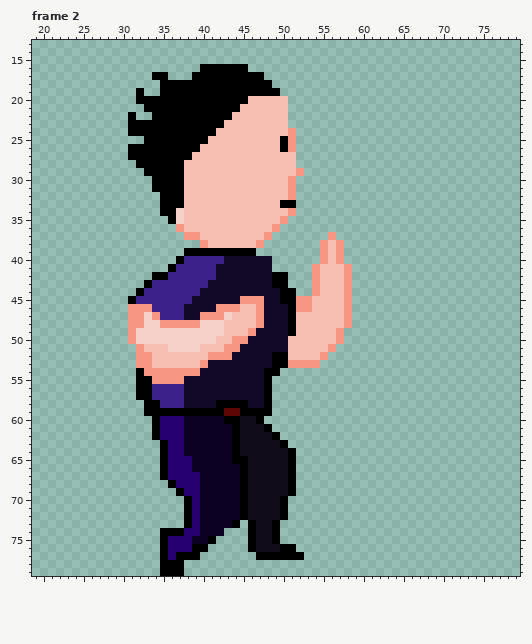
Pixel-art file, stored at src/raw/SlickCrouchedKick.aseprite. The picture above was drawn from the file before the commit.
80x80 pixels, 4 frames. Shown: frame 2: x 19..79, y 13..79. The commit also changed other frames, which this record leaves out.
And afterwards:
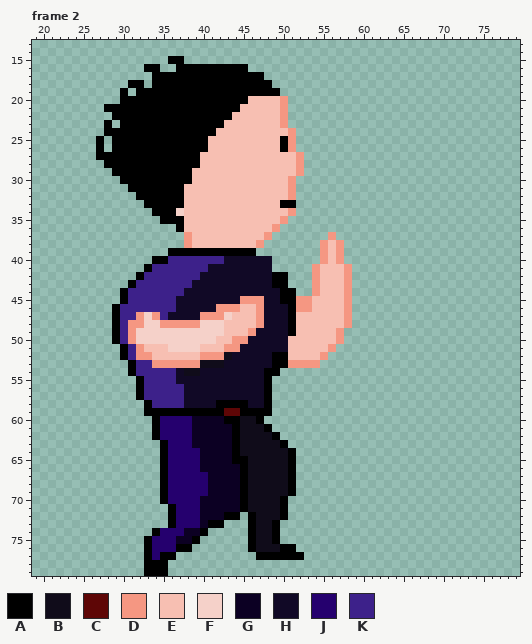
Palette (. is transparent): A #000000  B #100c1a  C #5e0606  D #f59782  E #f7bfb2  F #f5d1c9  G #0c0023  H #110926  J #25006e  K #3d218a
Commit message: More depth added to crouched kick animation
Difference:
--- frame 2, layers "Legs", "Head", "Upperbody"
@@ x 25..54 @@
 14 ..............................
-15 ..............................
-16 ...............AAAAAA.........
-17 .........AA...AAAAAAAAA.......
-18 ..........AAAAAAAAAAAAAA......
-19 .......A..AAAAAAAAAAAAAAA.....
-20 .......AAAAAAAAAAAAAAEEEEE....
-21 ........AAAAAAAAAAAAEEEEEE....
-22 ......A..AAAAAAAAAAEEEEEEE....
-23 ......AAAAAAAAAAAAEEEEEEEE....
-24 ......AAAAAAAAAAAEEEEEEEEED...
-25 ........AAAAAAAAEEEEEEEEEAD...
-26 ......AAAAAAAAAEEEEEEEEEEAD...
-27 ......AAAAAAAAEEEEEEEEEEEEE...
-28 .......AAAAAAEEEEEEEEEEEEEE...
-29 ........AAAAAEEEEEEEEEEEEEED..
-30 .........AAAAEEEEEEEEEEEEED...
-31 .........AAAAEEEEEEEEEEEEED...
-32 ..........AAAEEEEEEEEEEEEED...
-33 ..........AAAEEEEEEEEEEEEAA...
-34 ..........AAFEEEEEEEEEEEEED...
-35 ...........AFEEEEEEEEEEEED....
-36 ............DEEEEEEEEEEED.....
-37 .............DDEEEEEEEED......
-38 ...............DEEEEEED.......
-39 .............AAAAAAAAA........
-40 ............AKKKKKHHHHHH......
-41 ...........AKKKKKHHHHHHH.....D
-42 .........AAKKKKKKHHHHHHHAA...D
-43 ........AKKKKKKKHHHHHHHHAA...D
-44 .......AKKKKKKKHHHHHHHHHHAA..D
-45 ......AKKKKKKKHHHHHHDDDHHAADDE
-46 ......DDDKKKKHHHHDDDEEDHHHADDE
-47 ......DDFDKKKHHDDDFEEEDHHHAEEE
-48 ......DDFFDDDDDFFFEEEEDHHHAEEE
-49 ......DFFFFFFFFFFFEEEDHHHHAEEE
-50 ......DFFFFFFFFFFEEDDHHHHHEEEE
-51 .......DEEEFFFFEEEDDHHHHHHEEEE
-52 .......DDEEEEEEEDDDHHHHHAAEEEE
-53 .......DDEEEEEEDHHHHHHHHAADDDD
-54 .......ADDDDDDDHHHHHHHHAA.....
-55 .......AADDDDHHHHHHHHHHA......
-56 .......AAKKKKHHHHHHHHHHA......
-57 .......AAKKKKHHHHHHHHHHA......
-58 ........AAKKKHHHHAAAAHHA......
+15 ...........AA.................
+16 ........AA..AAAAAAAAA.........
+17 .........AAAAAAAAAAAAAA.......
+18 ......AA.AAAAAAAAAAAAAAA......
+19 .....A.AAAAAAAAAAAAAAAAAA.....
+20 .....AAAAAAAAAAAAAAAAEEEED....
+21 ...AAAAAAAAAAAAAAAAAEEEEED....
+22 ....AAAAAAAAAAAAAAAEEEEEED....
+23 ...A.AAAAAAAAAAAAAEEEEEEED....
+24 ...AAAAAAAAAAAAAAEEEEEEEEED...
+25 ..A.AAAAAAAAAAAAEEEEEEEEEAD...
+26 ..A.AAAAAAAAAAAAEEEEEEEEEAD...
+27 ..AAAAAAAAAAAAAEEEEEEEEEEEED..
+28 ...AAAAAAAAAAAAEEEEEEEEEEEED..
+29 ....AAAAAAAAAAEEEEEEEEEEEEED..
+30 .....AAAAAAAAAEEEEEEEEEEEED...
+31 ......AAAAAAAEEEEEEEEEEEEED...
+32 .......AAAAAAEEEEEEEEEEEEED...
+33 ........AAAAAEEEEEEEEEEEEAA...
+34 .........AAAFEEEEEEEEEEEEED...
+35 ..........AAAEEEEEEEEEEEED....
+36 ............AEEEEEEEEEEED.....
+37 .............DEEEEEEEEED......
+38 .............DEEEEEEEED.......
+39 ...........AAAAAAAAAAA........
+40 .........AAKKKKKKKHHHHHH......
+41 ........AKKKKKKKHHHHHHHH.....D
+42 .......AKKKKKKKHHHHHHHHHAA...D
+43 ......AKKKKKKKHHHHHHHHHHAA...D
+44 .....AKKKKKKKHHHHHHHHHHHHAA..D
+45 .....AKKKKKKHHHHHHHHDDDHHAADDE
+46 ....AKKKKKKKHHHHHDDDEEDHHHADDE
+47 ....AKKDFDKHHHHDDDFEEEDHHHAEEE
+48 ....AKDDFFDDDDDFFFEEEEDHHHAEEE
+49 ....AKDFFFFFFFFFFFEEEDHHHHAEEE
+50 ....AKDFFFFFFFFFFEEDDHHHHHEEEE
+51 .....AKDEEEFFFFEEEDDHHHHHHEEEE
+52 .....AKDDEEEEEEDDDBHHHHHAAEEEE
+53 ......AKKDDDDDDBBBHHHHHHAADDDD
+54 ......AKKKKKHBBHHHHHHHHAA.....
+55 .......AKKKKHHHHHHHHHHHA......
+56 .......AKKKKKHHHHHHHHHHA......
+57 .......AKKKKKHHHHHHHHHHA......
+58 ........AKKKKHHHHAAAAHHA......
 59 ........AAAAAAAAAACCAAAA......
-60 .........AJJJGGGGGAABBA.......
-61 .........AJJJGGGGGGABBBA......
-62 .........AJJJGGGGGGABBBBA.....
-63 ..........AJJGGGGGGABBBBBA....
-64 ..........AJJGGGGGGABBBBBBA...
-65 ..........AJJJGGGGGAABBBBBA...
-66 ..........AJJJGGGGGGABBBBBA...
-67 ..........AJJJJGGGGGABBBBBA...
-68 ...........AJJJGGGGGABBBBBA...
-69 ............AJJGGGGGABBBBBA...
-70 .............AJGGGGGABBBBA....
-71 .............AJGGGGGABBBBA....
-72 .............AJGGGGGABBBBA....
-73 .............AJGGGGA.ABBA.....
-74 ..........AAAJJGGG...ABBA.....
-75 ..........AJJJGGA....ABBA.....
-76 ..........AJJJAA.....ABBBAA...
-77 ..........AJAAA.......AAAAAA..
-78 ..........AAA.................
-79 ..........AAA.................
+60 .........AJJJJGGGGAABBA.......
+61 .........AJJJJGGGGGABBBA......
+62 .........AJJJJGGGGGABBBBA.....
+63 ..........AJJJGGGGGABBBBBA....
+64 ..........AJJJJGGGGABBBBBBA...
+65 ..........AJJJJGGGGAABBBBBA...
+66 ..........AJJJJGGGGGABBBBBA...
+67 ..........AJJJJJGGGGABBBBBA...
+68 ..........AJJJJJGGGGABBBBBA...
+69 ..........AJJJJJGGGGABBBBBA...
+70 ..........AJJJJGGGGGABBBBA....
+71 ...........AJJJGGGGGABBBBA....
+72 ...........AJJJGGGAA.ABBBA....
+73 ...........AJJJGAA...ABBA.....
+74 .........AJJJGGA.....ABBA.....
+75 ........AJJJGGA......ABBA.....
+76 ........AJJJAA.......ABBBAA...
+77 ........AJAA..........AAAAAA..
+78 ........AAA...................
+79 ........AAA...................
